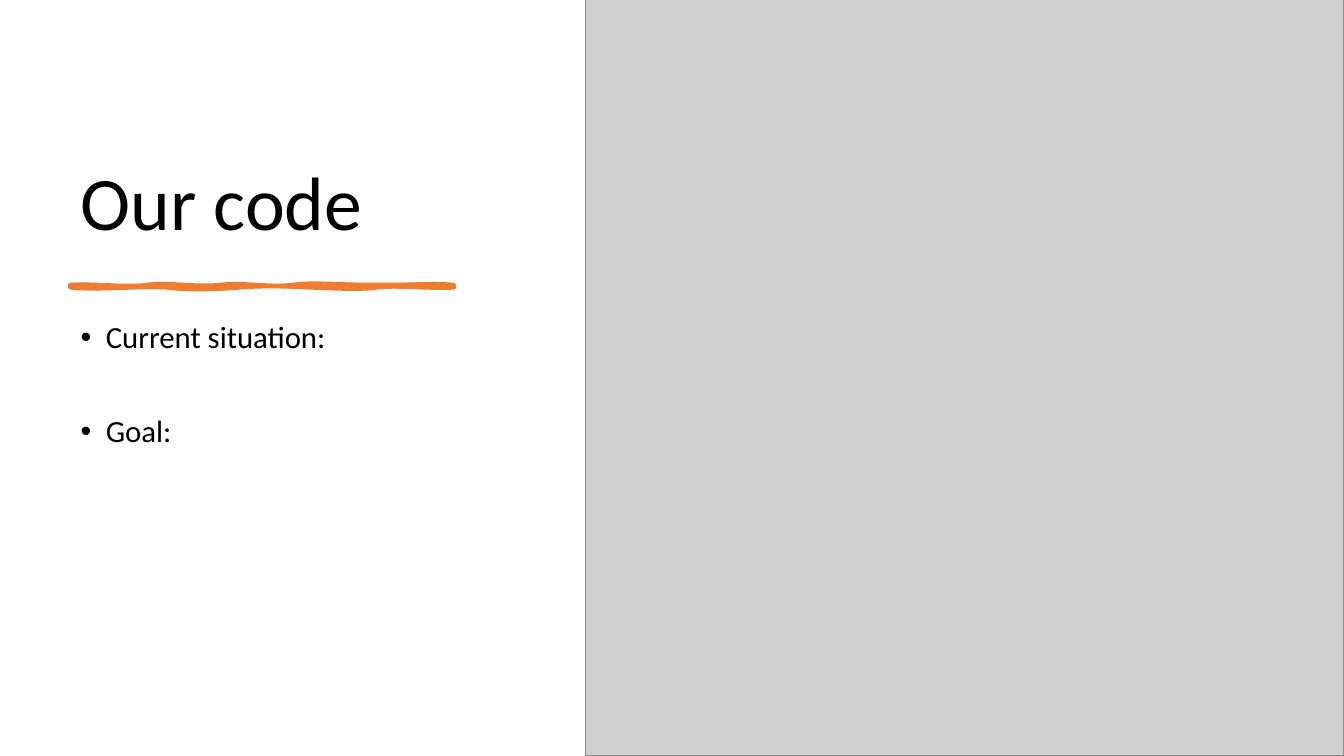
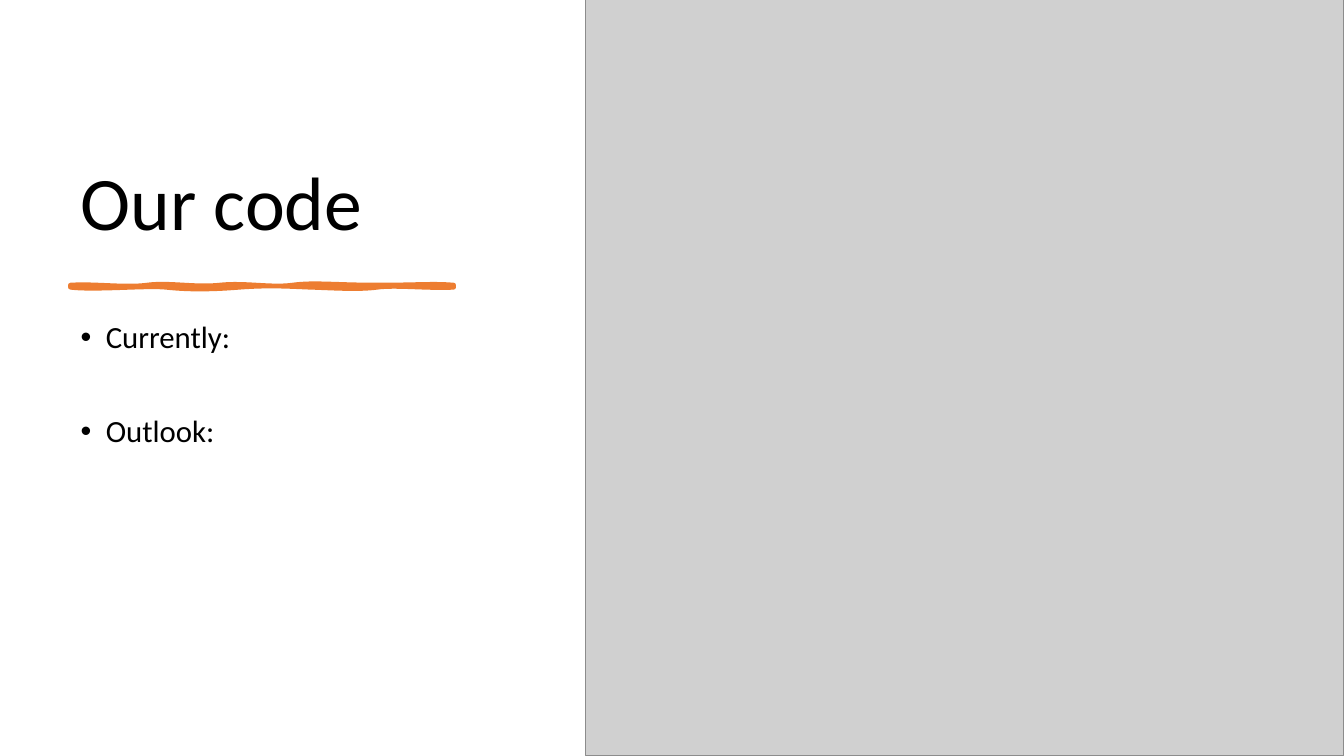
Before and after one commit to Sibeng32/Saban-Caliskan-Fourier-Analysis, a slide deck: slide 9 of Verbeterde Powerpoint Fourier Analysis.pptx. Drawn at 1344x756 pixels with LibreOffice and Linux fonts; fonts in the diff are those of the drawing; grey boxes stand for pictures. Boxes give left, top, right and bottom in pixels: in the first picture for what was removed or moved away, otherwise in the second. Text is boxed around its words. In the diff, an @@ line names an element or a change of style, - is before the commit and + after.

```diff
--- a/Verbeterde Powerpoint Fourier Analysis.pptx
+++ b/Verbeterde Powerpoint Fourier Analysis.pptx
@@ text at box(106, 326, 230, 443): text changed @@
-• Current situation:
-• Goal:
+• Currently:
+• Outlook:
```
Also in this commit, not shown: 2 other slides changed, 1 other file.
